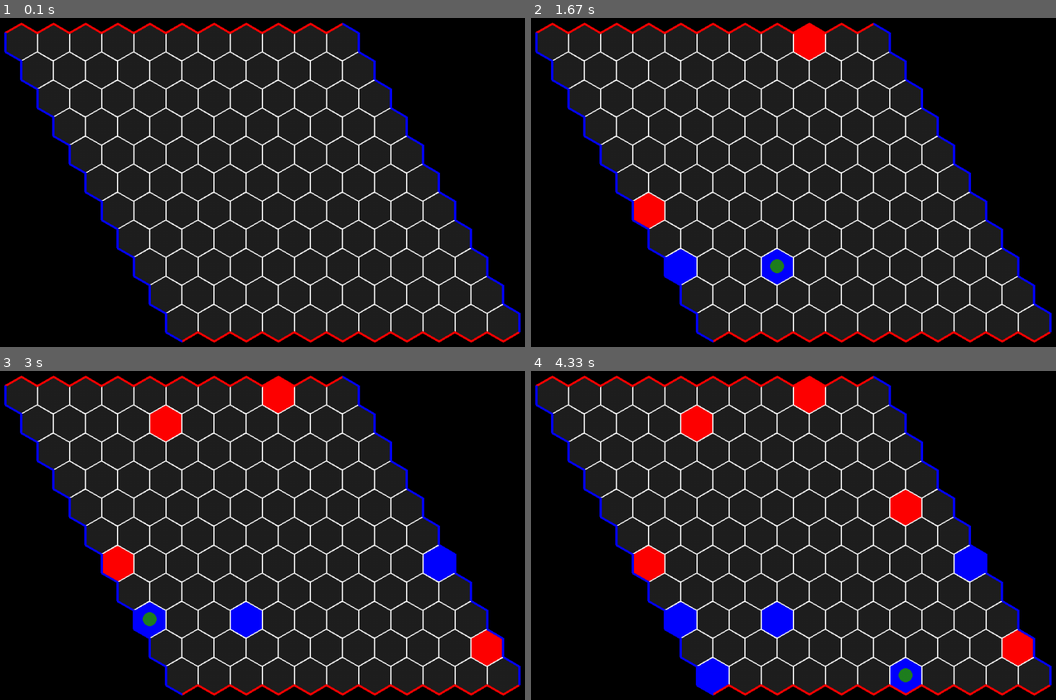
Above: before the commit, frames 1-4 (two rows, left to right).
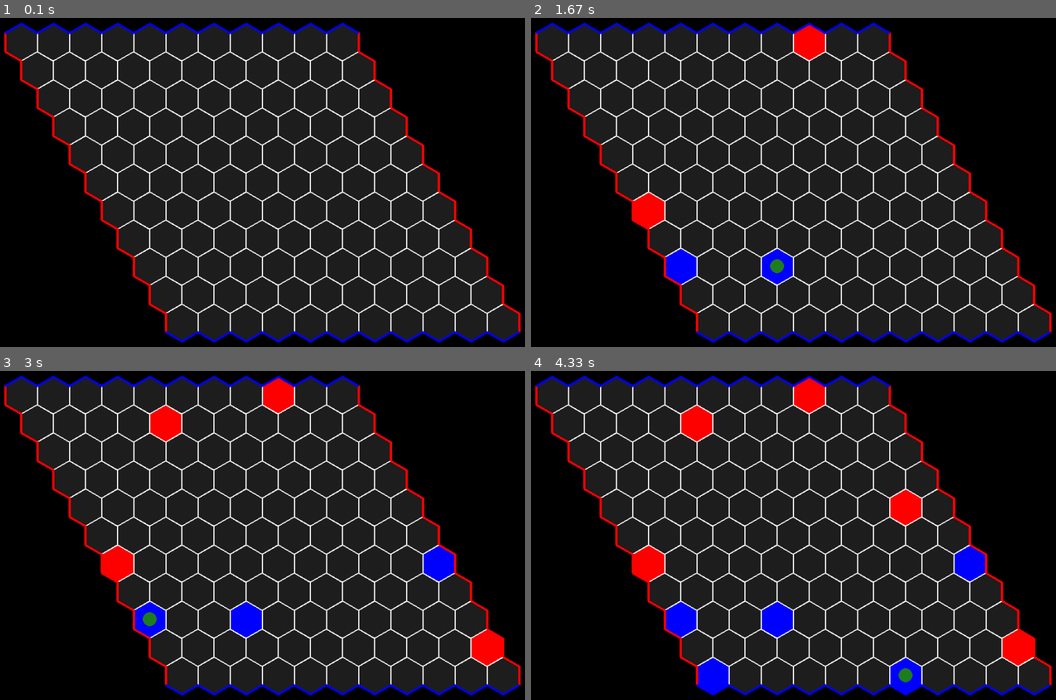
Above: after the commit, the same moments.

Repository: HackXIt/REIL-hex-game
Game: pygame game, started from src/reil_hex_game/hex_engine/hex_pygame/hex.py
Same seed, same stepped clock (60 frames per second), same inputs: the game is played once before the commit and once after it.
Inputs (mouse positions are in pixels of both pictures, inside the frame that each line leads up to):
- Up to frame 1 (0.1 s): no input
- Up to frame 2 (1.67 s): press the mouse at (646, 212) at 0.37 s; move the mouse to (751, 258) at 0.47 s; release the mouse at (851, 307) at 0.6 s; click (604, 310) at 0.73 s; click (804, 57) at 1.07 s; click (793, 261) at 1.4 s
- Up to frame 3 (3 s): click (162, 413) at 1.73 s; click (446, 548) at 2.07 s; click (472, 647) at 2.4 s; click (120, 640) at 2.73 s
- Up to frame 4 (4.33 s): click (704, 690) at 3.07 s; click (914, 502) at 3.4 s; click (998, 555) at 3.73 s; click (outside the picture) at 4.07 s

The runs differ from the first frame. In frame 1, 2.9% of the frame differs, in the area x 0-100%, y 1-99%; in frame 2, 2.9%; in frame 3, 2.9%; in frame 4, 2.9%.

Commit message:
pygame Visualisation patched fix via rotation: logic encoded (x,y) is (row,column), visualisation encoded x,y is (column, row) plus keeping window alive after last turn

Diff:
--- a/src/reil_hex_game/hex_engine/hex_pygame/game_draw.py
+++ b/src/reil_hex_game/hex_engine/hex_pygame/game_draw.py
@@ -72,16 +72,16 @@
     player_two_colour = game.player_colour[1]
 
     for tile in game.hex_grid.top_row():
-        draw_hex_top_border(surface, game, tile, player_one_colour)
+        draw_hex_left_border(surface, game, tile, player_one_colour)
 
     for tile in game.hex_grid.bottom_row():
-        draw_hex_bottom_border(surface, game, tile, player_one_colour)
+        draw_hex_right_border(surface, game, tile, player_one_colour)
 
     for tile in game.hex_grid.left_column():
-        draw_hex_left_border(surface, game, tile, player_two_colour)
+        draw_hex_top_border(surface, game, tile, player_two_colour)
 
     for tile in game.hex_grid.right_column():
-        draw_hex_right_border(surface, game, tile, player_two_colour)
+        draw_hex_bottom_border(surface, game, tile, player_two_colour)
 
 
 def draw_frame(surface, game: GameState):
--- a/src/reil_hex_game/hex_engine/hex_pygame/hex.py
+++ b/src/reil_hex_game/hex_engine/hex_pygame/hex.py
@@ -11,13 +11,32 @@
     pygame.init()
     screen = pygame.display.set_mode(game.screen_size)
     running = True
+
     while running:
         game_input.handle_events(pygame.event.get(), game)
         game_draw.draw_frame(screen, game)
         sys.stdout.flush()
+
         if getattr(game, "shutdown_event", None) and game.shutdown_event.is_set():
-            running = False
-        time.sleep(0.05) # cap at 20 fps
+            # Draw final state *once more* to make sure last move is shown
+            game_draw.draw_frame(screen, game)
+            pygame.display.flip()  # ensure it's shown
+            break  # exit main loop
+
+        time.sleep(0.05)
+
+    # Keep final screen visible until window closed or ESC pressed
+    print("Game finished. Close the window or press ESC to exit.")
+    waiting = True
+    while waiting:
+        for event in pygame.event.get():
+            if event.type == pygame.QUIT or (
+                event.type == pygame.KEYDOWN and event.key == pygame.K_ESCAPE):
+                waiting = False
+
+    pygame.quit()
+
+
 
 if __name__ == '__main__':
     game = game_state.GameState()
--- a/src/reil_hex_game/hex_engine/hex_pygame/hex_geometry.py
+++ b/src/reil_hex_game/hex_engine/hex_pygame/hex_geometry.py
@@ -102,30 +102,34 @@
 
 
     def center_point(self, offset=0):
+        y, x = self.grid_position
+        rotated_grid = (x, y)
         if self.points_up:
             return points_up_tile_center_point(
-                self.grid_position,
+                rotated_grid,
                 self.width,
                 self.height,
                 offset)
         else:
             return flats_up_tile_center_point(
-                self.grid_position,
+                rotated_grid,
                 self.width,
                 self.height,
                 offset)
 
 
     def corner_points(self, offset=0):
+        y, x = self.grid_position
+        rotated_grid = (x, y)
         if self.points_up:
             return points_up_tile_corner_points(
-                self.grid_position,
+                rotated_grid,
                 self.width,
                 self.height,
                 offset)
         else:
             return flats_up_tile_corner_points(
-                self.grid_position,
+                rotated_grid,
                 self.width,
                 self.height,
                 offset)
